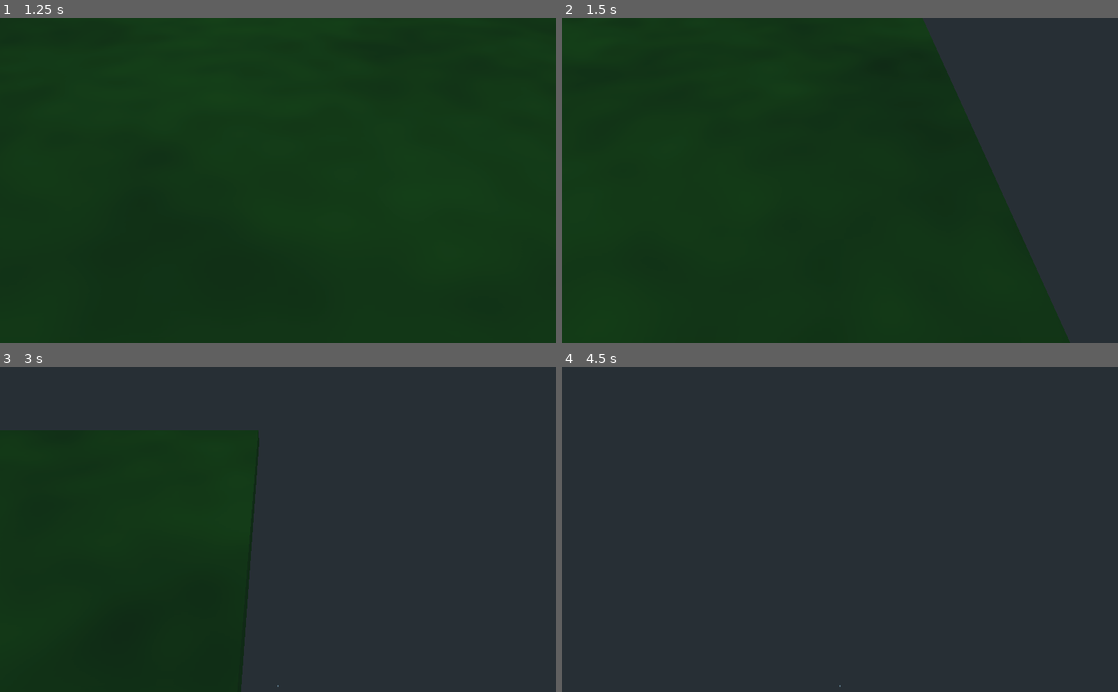
Above: before the commit, frames 1-4 (two rows, left to right).
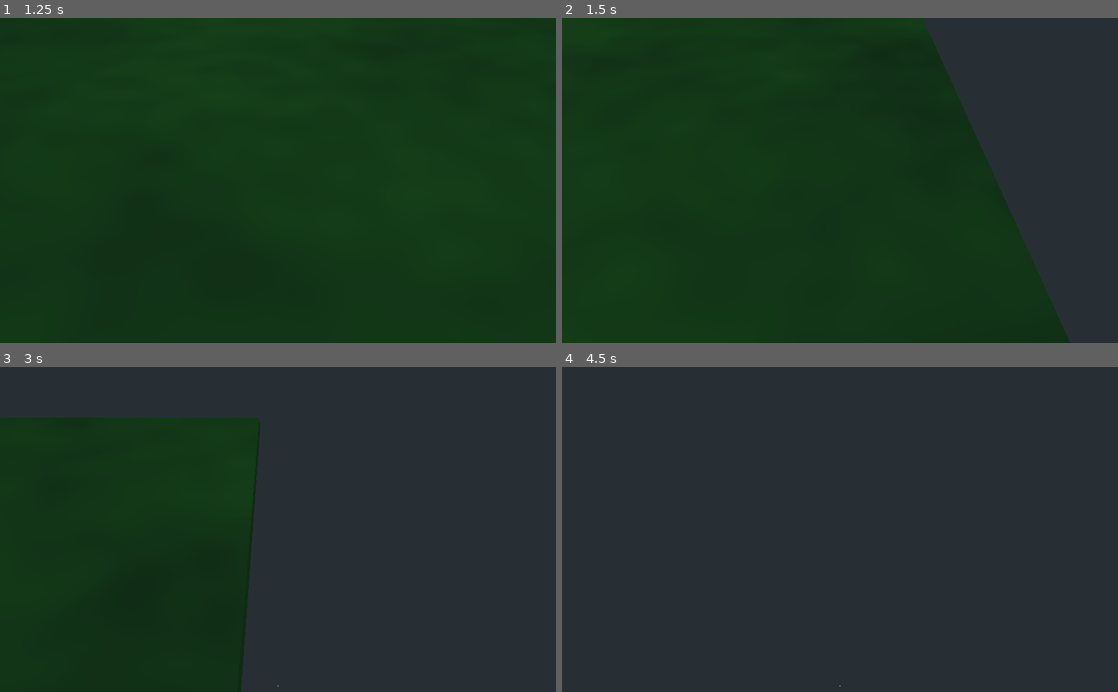
Above: after the commit, the same moments.

Repository: Daverinoe/Simple-RTS
Game: Godot game, scene res://Scenes/game.tscn
Two runs of this game, one before a commit and one after it. Both use one fixed random seed, a clock stepped at 60 frames per second and the inputs below.
Inputs (mouse positions are in pixels of both pictures, inside the frame that each line leads up to):
- Up to frame 1 (1.25 s): tap Enter at 0.5 s; move the mouse to (400, 164) at 0.52 s; hold Middle mouse button (scrollMouseMiddleButton) from 0.53 s (still down)
- Up to frame 2 (1.5 s): tap Space at 1.25 s; move the mouse to (728, 196) at 1.27 s; release Middle mouse button (scrollMouseMiddleButton) at 1.28 s; tap Down (scrollDown) at 1.35 s
- Up to frame 3 (3 s): tap Middle mouse button (scrollMouseMiddleButton) at 1.55, 2.85 s; tap Enter at 2 s; move the mouse to (333, 458) at 2.02 s; hold Middle mouse button (scrollMouseMiddleButton) 2.03-2.78 s; tap Left (scrollLeft) at 2.1 s; tap Space at 2.75 s; move the mouse to (250, 594) at 2.77 s
- Up to frame 4 (4.5 s): tap Enter at 3.5 s; move the mouse to (1006, 578) at 3.52 s; hold Middle mouse button (scrollMouseMiddleButton) 3.53-4.28 s; tap Right (scrollRight) at 3.6 s; tap Mouse wheel down (mouseScrollDown, bound only after the com… at 4.15 s; tap Space at 4.25 s; move the mouse to (673, 480) at 4.27 s; tap Up (scrollUp) at 4.35 s

Frame 1 is identical in both runs. In frame 3, 1.8% of the frame differs, in the area x 0-47%, y 15-22%; in frame 4, nothing differs.

Commit message:
Added zoom control with mouse wheel

Diff:
--- a/Scripts/camera.gd
+++ b/Scripts/camera.gd
@@ -10,6 +10,10 @@
 var mouseCameraMove : bool = false
 
 export(float, 0, 500) var heightAboveTerrain : float = 50.0
+export(float, 0, 10) var zoomSpeed : float = 1.0
+var heightMax : float = 100.0
+var heightMin : float = 10.0
+
 
 
 func _physics_process(delta: float) -> void:
@@ -25,14 +29,32 @@
 		var ref = get_viewport().get_mouse_position()
 		originalMousePosition = ref
 		originalCameraPosition = transform.origin
+		mouseCameraMove = true
+	elif Input.is_action_just_released("scrollMouseMiddleButton"):
+		mouseCameraMove = false
 	# This happens while 'move_map' is pressed
 	if Input.is_action_pressed("scrollMouseMiddleButton"):
 		_do_mouse_movement()
 
+	if Input.is_action_just_released("mouseScrollDown"):
+		_set_zoom(false)
+	elif Input.is_action_just_released("mouseScrollUp"):
+		_set_zoom(true)
 
 	var linear_velocity = Vector3(scrollDirection.x, 0, scrollDirection.y) * scrollSpeed
 	if !mouseCameraMove:
 		move_and_slide(linear_velocity, Vector3( 0, 1, 0 ), true, 1, 0.5, true)
+
+
+func _set_zoom(zoomDirection: bool) -> void:
+	if zoomDirection:
+		#zoomIn
+		var newHeight = heightAboveTerrain - zoomSpeed
+		heightAboveTerrain = clamp(newHeight, heightMin, heightMax)
+	else:
+		#zoomOut
+		var newHeight = heightAboveTerrain + zoomSpeed
+		heightAboveTerrain = clamp(newHeight, heightMin, heightMax)
 
 
 func _do_mouse_movement() -> void:
@@ -57,12 +79,6 @@
 #	$RayCast.force_raycast_update()
 	var rayCollisionPoint = $RayCast.get_collision_point()
 	self.transform.origin.y = rayCollisionPoint.y + heightAboveTerrain
-
-
-func _input(event: InputEvent) -> void:
-	if event.is_action_pressed("scrollMouseMiddleButton"):
-		originalMousePosition = event.position
-		mouseCameraMove = true
 
 
 # Should probably replace this with just a check through code, but this came
--- a/project.godot
+++ b/project.godot
@@ -41,6 +41,16 @@
 "events": [ Object(InputEventMouseButton,"resource_local_to_scene":false,"resource_name":"","device":0,"alt":false,"shi …(212 unchanged characters)…
  ]
 }
+mouseScrollDown={
+"deadzone": 0.5,
+"events": [ Object(InputEventMouseButton,"resource_local_to_scene":false,"resource_name":"","device":0,"alt":false,"shift":false,"control":false,"meta":false,"command":false,"button_mask":0,"position":Vector2( 0, 0 ),"global_position":Vector2( 0, 0 ),"factor":1.0,"button_index":5,"pressed":false,"doubleclick":false,"script":null)
+ ]
+}
+mouseScrollUp={
+"deadzone": 0.5,
+"events": [ Object(InputEventMouseButton,"resource_local_to_scene":false,"resource_name":"","device":0,"alt":false,"shift":false,"control":false,"meta":false,"command":false,"button_mask":0,"position":Vector2( 0, 0 ),"global_position":Vector2( 0, 0 ),"factor":1.0,"button_index":4,"pressed":false,"doubleclick":false,"script":null)
+ ]
+}
 
 [physics]
 
